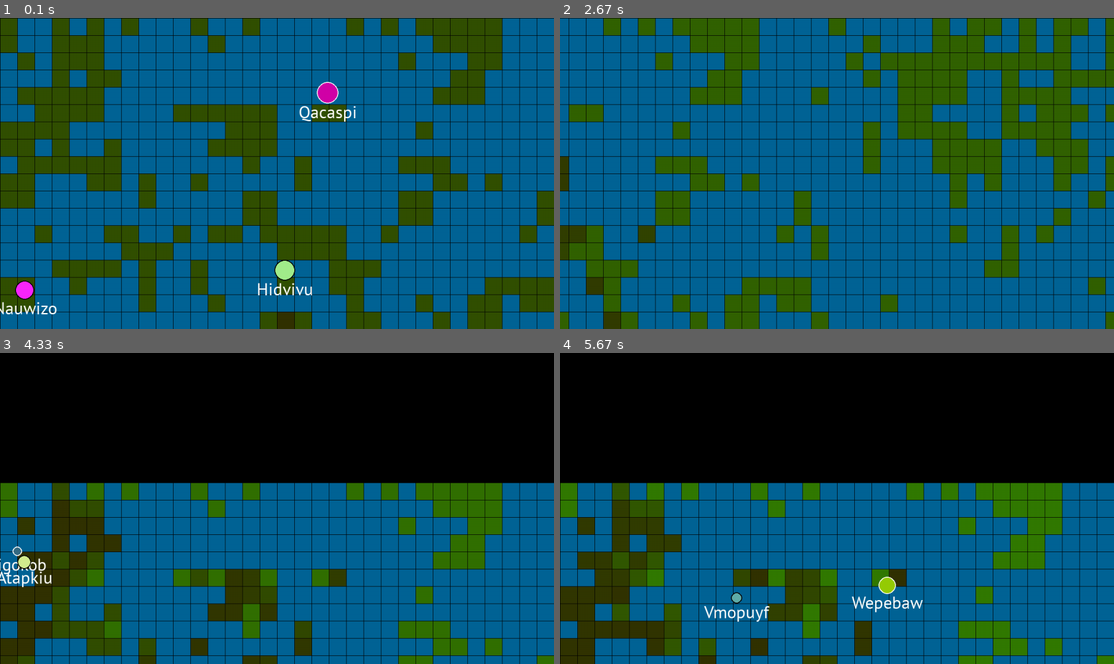
Above: before the commit, frames 1-4 (two rows, left to right).
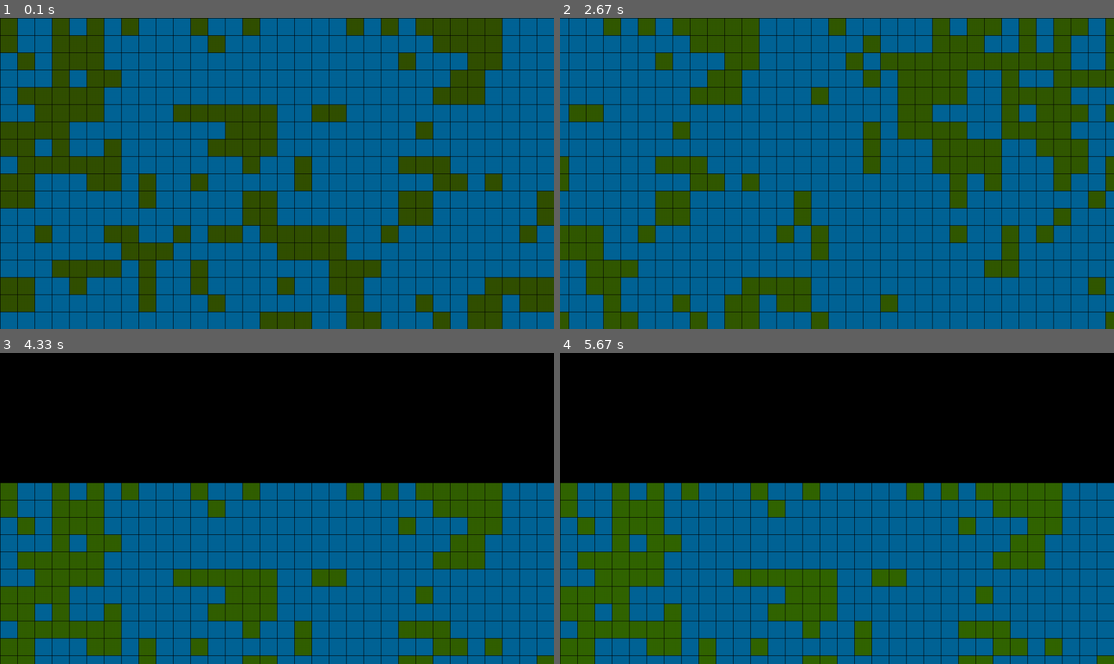
Above: after the commit, the same moments.

Repository: coding-lines/evolvers
Game: pygame game, started from Evolvers/run_v2.py
Two runs of this game, one before a commit and one after it. Both use one fixed random seed, a clock stepped at 60 frames per second and the inputs below.
Inputs:
- Up to frame 1 (0.1 s): no input
- Up to frame 2 (2.67 s): hold Right 0.33-0.8 s; hold Up 0.88-1.18 s; hold Right 1.22-1.68 s; hold Left 1.72-2.25 s; hold Down 2.28-2.58 s; hold Left from 2.62 s (still down)
- Up to frame 3 (4.33 s): release Left at 3.02 s; hold Up 3.05-3.42 s; hold Down from 4.12 s (still down)
- Up to frame 4 (5.67 s): release Down at 4.48 s; hold Left 4.52-4.98 s; hold Right 5.02-5.48 s; hold Up from 5.52 s (still down)

The runs differ from the first frame. In frame 1, 1.2% of the frame differs, in the area x 0-65%, y 20-100%; in frame 2, 0.7%; in frame 3, 5.8%; in frame 4, 7.7%, in the area x 0-66%, y 47-100%.

Commit message:
Creatures are now able to perceive world borders

Diff:
--- a/Evolvers/Chunk.py
+++ b/Evolvers/Chunk.py
@@ -80,11 +80,11 @@
         self.loaded = True
         self.last_iteration = time.time()
 
-    def run_iteration(self, regrowth_factor = 1):
+    def run_iteration(self, regrowth_factor = 1, speed = 1):
         for x in range(self.size):
             for y in range(self.size):
                 if self.terrain[x][y] > 0:
-                    self.food[x][y] += 0.5 * self.terrain[x][y] * (time.time() - self.last_iteration) * regrowth_factor
+                    self.food[x][y] += 0.25 * self.terrain[x][y] * (time.time() - self.last_iteration) * regrowth_factor * speed
                     if self.food[x][y] > 10:
                         self.food[x][y] = 10
 
--- a/Evolvers/Creature.py
+++ b/Evolvers/Creature.py
@@ -11,7 +11,7 @@
     def alter_color(color):
         value_to_change = random.randint(0,2)
 
-        color[value_to_change] += random.randint(-3, 3)
+        color[value_to_change] += random.randint(-5, 5)
 
         if color[value_to_change] > 255:
             color[value_to_change] = 255
@@ -31,7 +31,7 @@
         return creatureNames.alterName(name)
 
 class Creature:
-    def __init__(self, new = True):
+    def __init__(self, new = True, spawn_range=20):
         if not new:
             self.populated = False
         else:
@@ -42,8 +42,11 @@
             self.color = CreatureProperties.get_random_color()
             self.background_color = CreatureProperties.get_background_color(self.color)
 
-            self.x = random.randint(0, 20)
-            self.y = random.randint(0, 20)
+            if spawn_range == 0:
+                spawn_range = 100
+
+            self.x = random.randint(0, spawn_range)
+            self.y = random.randint(0, spawn_range)
             self.rotation = random.randint(0, 359)
 
             self.v_x = 0
@@ -64,12 +67,12 @@
             ################
             #NEURAL NETWORK#
             ################
-            #Inputs: Energy, Ground type, Ground food content, rotation, constant 1, memory?
+            #Inputs: Energy, Ground type, Ground food content, rotation, constant 1, memory?, -x border, +x border, -y border, +y border
             ###
             #Outputs: Rotation change, speed, eat, reproduce, memory
             ###
 
-            self.brain_storage = GeneticNN.Network([6, 6, 5])
+            self.brain_storage = GeneticNN.Network([10, 10, 5])
             self.memory = 0
 
     def create_mutation_of(self, other):
@@ -100,10 +103,12 @@
 
         self.energy = 100
 
-    def run_iteration(self, world, speed = 20):
+    def run_iteration(self, world, speed = 1):
         reproduce = False
         delta_time = speed * (time.time() - self.last_iteration)
-        if self.populated and not math.isnan(delta_time):
+        if self.populated:
+            self.age += delta_time
+
             chunk_id = str(math.floor(self.x / world.chunk_size)) + "_" + str(math.floor(self.y / world.chunk_size))
 
             if world.is_chunk_loaded(chunk_id):
@@ -118,7 +123,23 @@
                 ground_food = chunk.food[chunk_coords[0]][chunk_coords[1]]
 
                 if self.brain_type == "neural_network":
-                    changes = self.brain_storage.predict([self.energy, ground_is_water, ground_food, self.rotation, 1, self.memory])
+
+                    borderless_world = world.size_limit == [0, 0]
+
+                    brain_inputs = [
+                    self.energy,
+                    ground_is_water,
+                    ground_food,
+                    self.rotation,
+                    int(math.floor(self.x - 2) >= world.size_limit[0] * world.chunk_size) if not borderless_world else 0,
+                    int(math.ceil(self.x + 2) >= world.size_limit[0] * world.chunk_size) if not borderless_world else 0,
+                    int(math.floor(self.y - 2) >= world.size_limit[1] * world.chunk_size) if not borderless_world else 0,
+                    int(math.ceil(self.y + 2) >= world.size_limit[1] * world.chunk_size) if not borderless_world else 0,
+                    self.memory,
+                    1
+                    ]
+
+                    changes = self.brain_storage.predict(brain_inputs)
 
                     #Limit memory
                     if changes[4] > 255:
--- a/Evolvers/CreatureManager.py
+++ b/Evolvers/CreatureManager.py
@@ -5,11 +5,11 @@
         self.tile_limit = tile_limit
         self.creatures = []
 
-    def full_iteration(self, world):
+    def full_iteration(self, world, speed = 1):
         reproducing = []
         death = []
         for n_creature, creature in enumerate(self.creatures):
-            world, reproduce = creature.run_iteration(world)
+            world, reproduce = creature.run_iteration(world, speed = speed)
 
             if creature.energy <= 0:
                 death += [n_creature]
@@ -20,7 +20,7 @@
         new_creatures = []
 
         for i in reproducing:
-            new_creatures += [Creature.Creature(new=False)]
+            new_creatures += [Creature.Creature(new=False, spawn_range = self.tile_limit[0]- 1)]
             new_creatures[-1].create_mutation_of(self.creatures[i])
 
         death.reverse()
@@ -31,6 +31,6 @@
         self.creatures += new_creatures
 
         if len(self.creatures) < 5:
-            self.creatures += [Creature.Creature(new=True)]
+            self.creatures += [Creature.Creature(new=True, spawn_range = self.tile_limit[0] - 1)]
 
         return world
--- a/Evolvers/Renderer.py
+++ b/Evolvers/Renderer.py
@@ -70,7 +70,7 @@
 
         for creature in creatures:
             size = round(((creature.energy + 50) * camera.z * self.scaling) // 250)
-            pos = [(creature.x - camera.x) * self.scaling * camera.z, (creature.y - camera.y) * self.scaling * camera.z]
+            pos = [(creature.x - camera.x) * self.scaling * camera.z - size, (creature.y - camera.y) * self.scaling * camera.z - size]
 
             pygame.draw.circle(screen, creature.background_color, pos, size + 2)
             pygame.draw.circle(screen, creature.color, pos, size)
--- a/Evolvers/World.py
+++ b/Evolvers/World.py
@@ -72,20 +72,20 @@
 
         return self.chunks[chunk]
 
-    def full_world_iteration(self):
+    def full_world_iteration(self, speed = 1):
         for chunk in self.chunks.keys():
-            self.chunks[chunk].run_iteration(regrowth_factor = self.regrowth_factor)
+            self.chunks[chunk].run_iteration(regrowth_factor = self.regrowth_factor, speed = speed)
 
-    def visible_only_world_iteration(self, renderer, camera):
+    def visible_only_world_iteration(self, renderer, camera, speed = 1):
         visible = renderer.get_chunks_in_view(camera, self)
 
         count = 0
 
         for chunk in visible:
             if self.is_chunk_loaded(chunk):
-                self.chunks[chunk].run_iteration(regrowth_factor = self.regrowth_factor)
+                self.chunks[chunk].run_iteration(regrowth_factor = self.regrowth_factor, speed = speed)
                 count += 1
 
 
-    def full_creature_iteration(self):
-        self = self.creature_manager.full_iteration(self)
+    def full_creature_iteration(self, speed = 1):
+        self = self.creature_manager.full_iteration(self, speed = speed)
